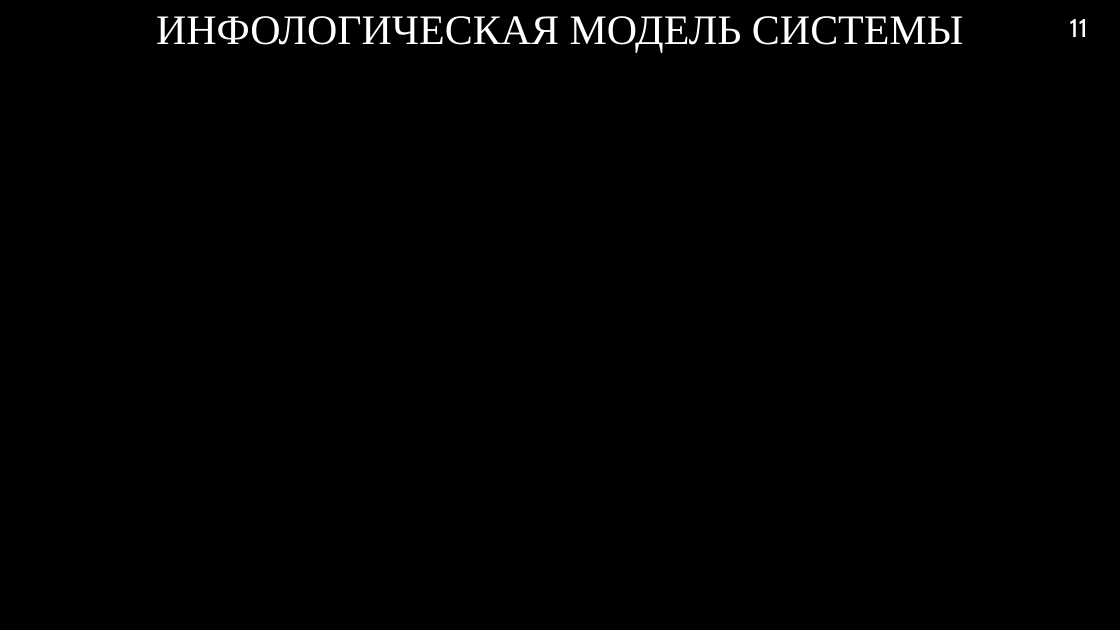
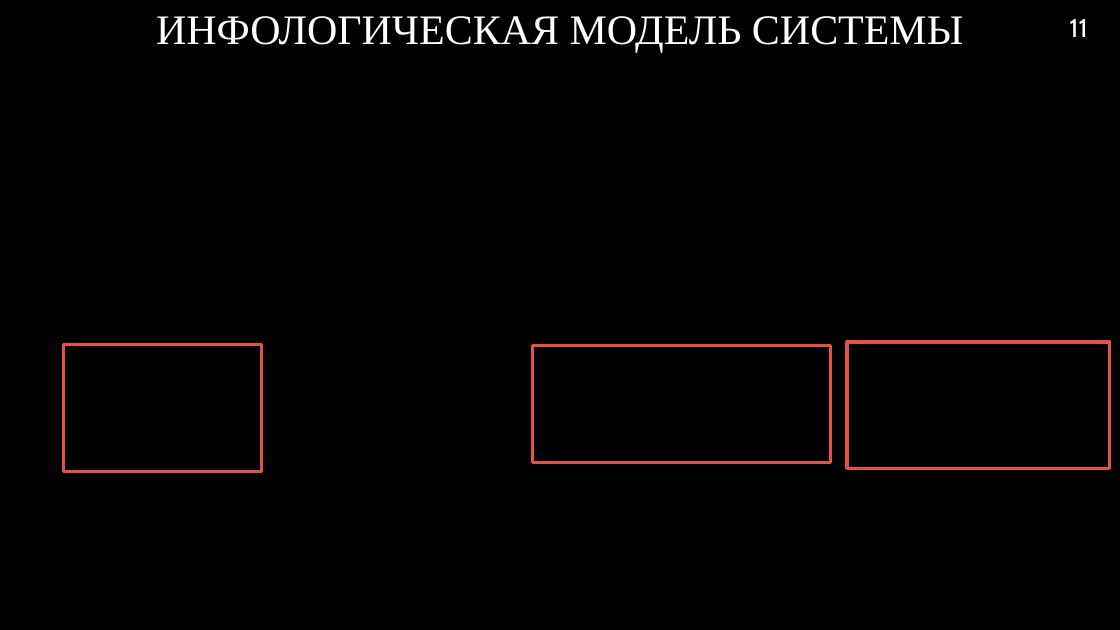
Before and after one commit to RAdKuzur/ASTU, a slide deck: slide 11 of Дипломная работа/Преддипломная Шуршев/Презентация преддипломная.pptx. Drawn at 1120x630 pixels with LibreOffice and Linux fonts; fonts in the diff are those of the drawing; background and template pictures are left out. Boxes give left, top, right and bottom in pixels: in the first picture for what was removed or moved away, otherwise in the second. Text is boxed around its words. In the diff, an @@ line names an element or a change of style, - is before the commit and + after.

```diff
--- a/Дипломная работа/Преддипломная Шуршев/Презентация преддипломная.pptx
+++ b/Дипломная работа/Преддипломная Шуршев/Презентация преддипломная.pptx
@@ rectangle added at (x1=64, y1=344, x2=262, y2=471), outline #E25247 2.75 pt @@
@@ rectangle added at (x1=533, y1=346, x2=831, y2=463), outline #E25247 2.75 pt @@
@@ rectangle added at (x1=847, y1=342, x2=1110, y2=469), outline #E25247 2.75 pt @@
```
Also in this commit, not shown: 2 other slides changed, 1 slide added.
